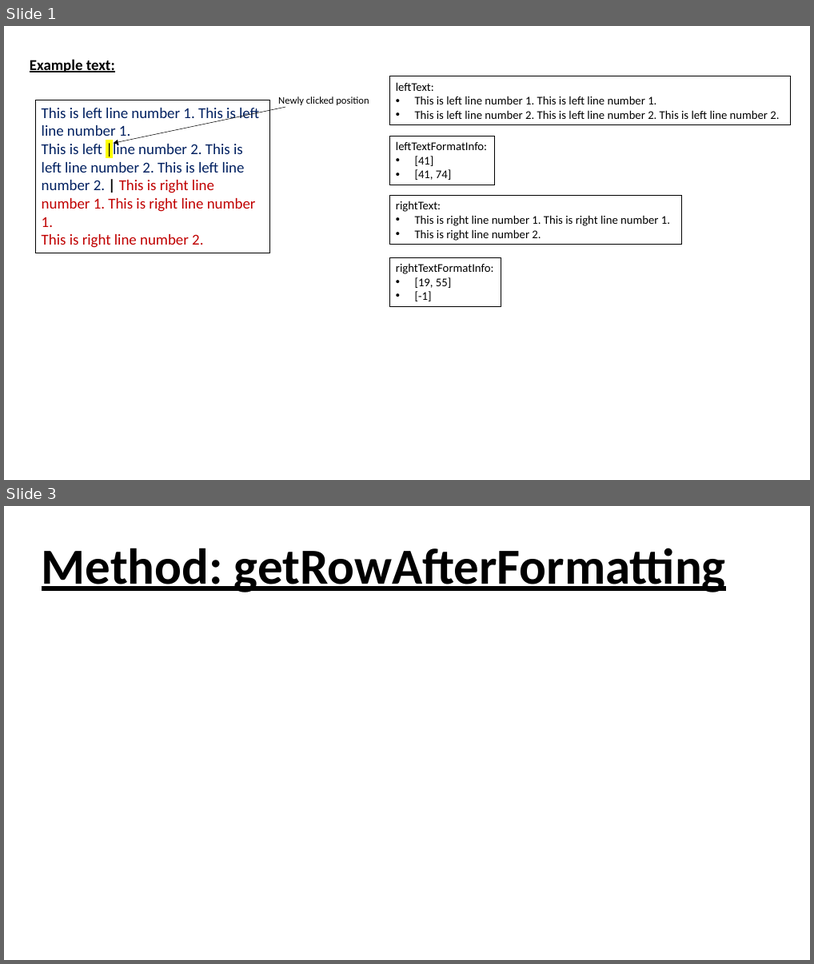
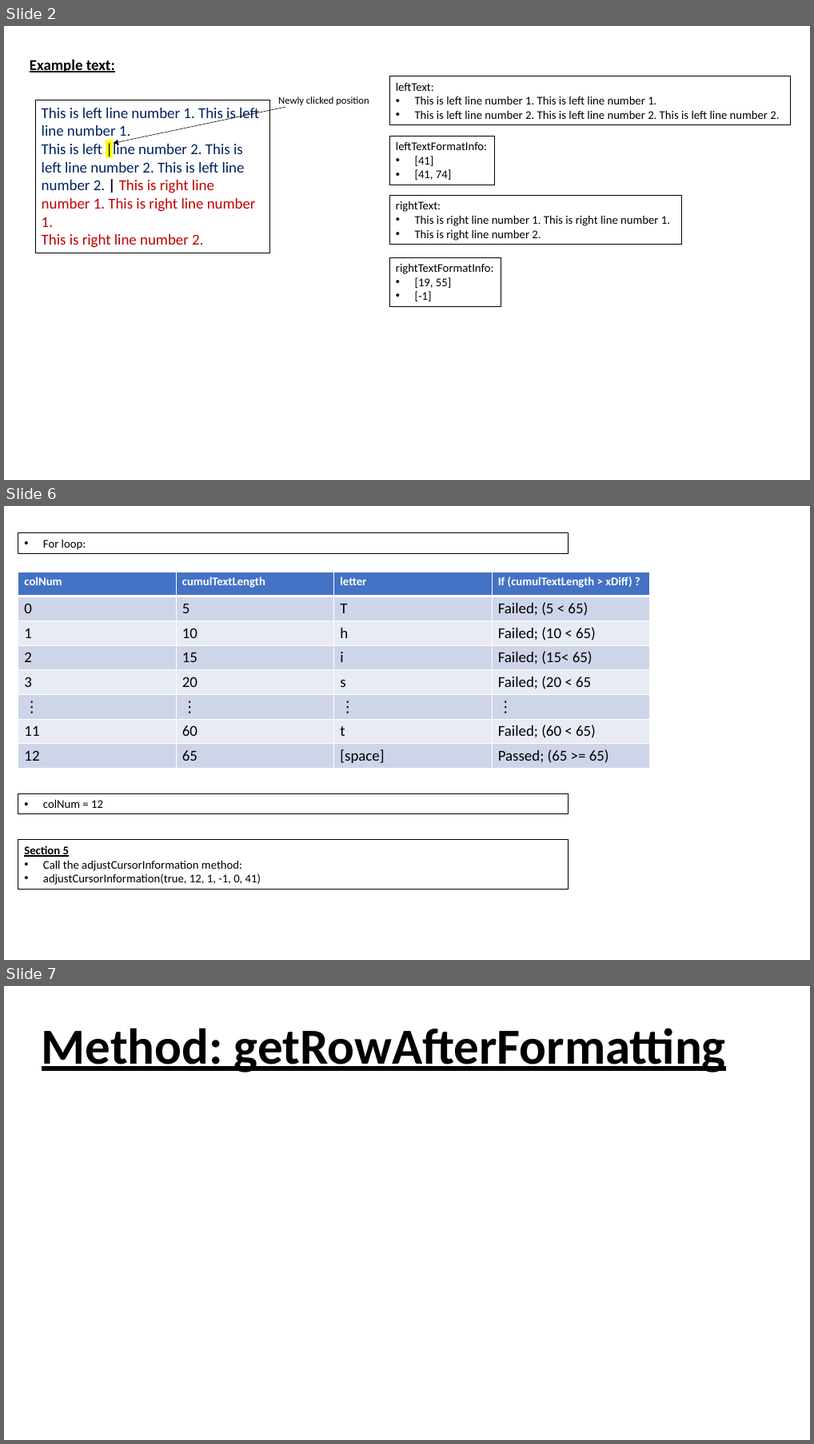
Before and after one commit to L-Holmes/PowerPoint-Quiz-Generator, a slide deck: textbox guide.pptx. Shown one above the other, each under a label of ours: slides 1 and 3 before the commit, slides 2, 6 and 7 after it; the slides between them are not shown. The pictures are 814x964 and 814x1444 pixels, drawn with LibreOffice and Linux fonts; fonts in the diff are those of the drawing. Boxes give left, top, right and bottom in pixels: in the first picture for what was removed or moved away, otherwise in the second. Text is boxed around its words. In the diff, an @@ line names an element or a change of style, - is before the commit and + after.

Commit message:
checked through the upsateLeftAndRightText method, adjusted it to detect the actual character that was clicked, rather than the character after, if the user clicked on the border between 2 character

```diff
--- a/textbox guide.pptx
+++ b/textbox guide.pptx
@@ slide 6 added at (x1=4, y1=506, x2=810, y2=960), background #FFFFFF @@
@@ rectangle added at (x1=18, y1=533, x2=569, y2=554), outline #000000 0.75 pt, 14 pt, text #000000 @@
+• For loop:
@@ table added at (x1=18, y1=572, x2=650, y2=768), 8 rows, 4 columns @@
+colNum | cumulTextLength | letter | If (cumulTextLength > xDiff) ?
+0 | 5 | T | Failed; (5 < 65)
+1 | 10 | h | Failed; (10 < 65)
+2 | 15 | i | Failed; (15< 65)
+3 | 20 | s | Failed; (20 < 65
+⋮ | ⋮ | ⋮ | ⋮
+11 | 60 | t | Failed; (60 < 65)
+12 | 65 | [space] | Passed; (65 >= 65)
@@ rectangle added at (x1=18, y1=793, x2=569, y2=814), outline #000000 0.75 pt, 14 pt, text #000000 @@
+• colNum = 12
@@ rectangle added at (x1=18, y1=840, x2=569, y2=889), outline #000000 0.75 pt, 14 pt, text #000000 @@
+Section 5
+• Call the adjustCursorInformation method:
+• adjustCursorInformation(true, 12, 1, -1, 0, 41)
@@ what was slide 1 is now slide 2 @@
@@ what was slide 3 is now slide 7 @@
```
Also in this commit, not shown: 1 slide changed, 6 other slides added, 1 slide removed, 1 other file.
